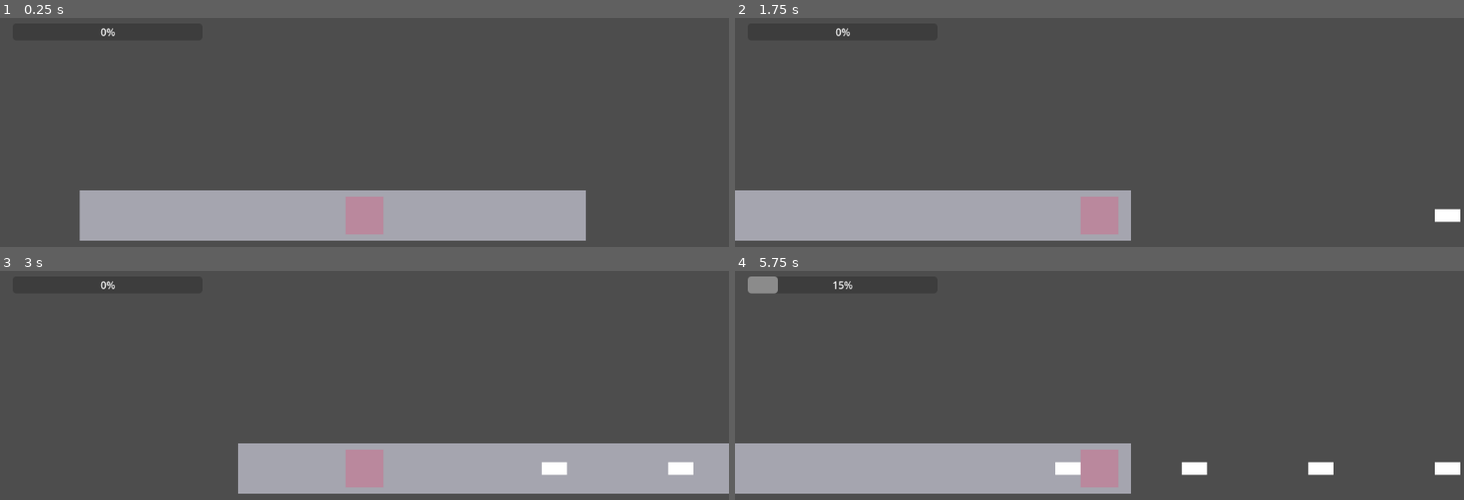
Above: before the commit, frames 1-4 (two rows, left to right).
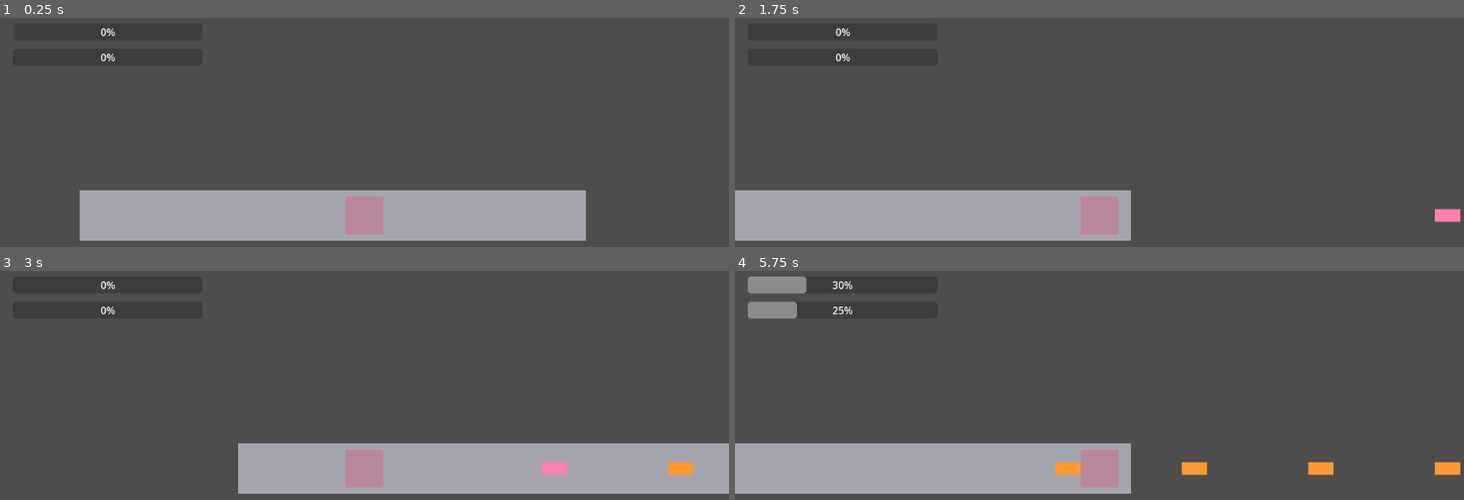
Above: after the commit, the same moments.

Repository: jasonjiang200/sushi
Game: Godot game, scene res://game.tscn
Same seed, same stepped clock (60 frames per second), same inputs: the game is played once before the commit and once after it.
Inputs (mouse positions are in pixels of both pictures, inside the frame that each line leads up to):
- Up to frame 1 (0.25 s): no input
- Up to frame 2 (1.75 s): move the mouse to (1259, 194) at 0.52 s; click (1259, 194) at 0.6 s; tap S (s) at 0.8, 1.35 s; move the mouse to (953, 235) at 1.27 s; click (953, 235) at 1.55 s
- Up to frame 3 (3 s): move the mouse to (437, 378) at 2.02 s; click (437, 378) at 2.1 s; tap S (s) at 2.3, 2.85 s; move the mouse to (outside the picture) at 2.77 s
- Up to frame 4 (5.75 s): click (outside the picture) at 3.05 s; move the mouse to (outside the picture) at 3.52 s; click (outside the picture) at 3.6 s; tap S (s) at 3.8, 4.35, 5.3 s; move the mouse to (880, 406) at 4.27 s; click (880, 406) at 4.55 s; move the mouse to (1135, 467) at 5.02 s; click (1135, 467) at 5.1 s

The runs differ from the first frame. In frame 1, less than 0.1% of the frame differs, in the area x 13-16%, y 15-20%; in frame 2, 0.3%; in frame 3, 0.5%; in frame 4, 1.7%, in the area x 1-100%, y 2-90%.

Commit message:
Add tuna

Diff:
--- a/sushigame/game.tscn
+++ b/sushigame/game.tscn
@@ -6,6 +6,7 @@
 [ext_resource type="Script" uid="uid://doe280mm127u6" path="res://grab_zone.gd" id="4_fc0e3"]
 [ext_resource type="Script" uid="uid://cy3o0yli7ie30" path="res://player.gd" id="5_7jktm"]
 [ext_resource type="Script" uid="uid://33vjy0doulao" path="res://stomach_bar.gd" id="6_ryrav"]
+[ext_resource type="Script" uid="uid://dapoabpwae7oj" path="res://value_bar.gd" id="7_eow3j"]
 
 [node name="Game" type="Node2D"]
 
@@ -48,3 +49,11 @@
 step = 0.1
 script = ExtResource("6_ryrav")
 player_path = NodePath("../../Player")
+
+[node name="ValueBar" type="ProgressBar" parent="UI"]
+offset_left = 20.0
+offset_top = 60.0
+offset_right = 320.0
+offset_bottom = 87.0
+script = ExtResource("7_eow3j")
+player_path = NodePath("../../Player")
--- a/sushigame/plate_spawner.gd
+++ b/sushigame/plate_spawner.gd
@@ -22,7 +22,9 @@
 func spawn_plate():
 	if plate_scene == null:
 		return
-
 	var plate = plate_scene.instantiate()
+	# Randomly pick sushi type
+	var type = "tuna" if randi() % 5 == 0 else "salmon"
+	plate.sushi_type = type
 	plate.position = Vector2(spawn_x, spawn_y)
 	add_child(plate)
--- a/sushigame/player.gd
+++ b/sushigame/player.gd
@@ -1,6 +1,8 @@
 extends Node2D
 
 signal stomach_changed(current)
+signal money_eaten_changed(current)
+
 
 # Called when the node enters the scene tree for the first time.
 func _ready() -> void:
@@ -14,6 +16,7 @@
 
 # Player stomach
 @export var stomach_max := 100
+var money_eaten := 0
 var stomach := 0
 
 # Modes (like Eat / Scan)
@@ -23,9 +26,11 @@
 # S Power (ultimate)
 var s_power_ready := true
 
-func eat(amount):
+func eat(amount, value=0):
+	money_eaten = clamp(money_eaten + value, 0, 100)
 	stomach = clamp(stomach + amount, 0, stomach_max)
 	emit_signal("stomach_changed", stomach)
+	emit_signal("money_eaten_changed", money_eaten)
 	print("Stomach:", stomach)
 
 func activate_s_power():
--- a/sushigame/sushi_plate.gd
+++ b/sushigame/sushi_plate.gd
@@ -1,12 +1,23 @@
 extends Node2D
 
+@export var sushi_type := "salmon"  # "tuna"
+@export var value := 10
+@export var fill := 15
 
 # Called when the node enters the scene tree for the first time.
-func _ready() -> void:
-	pass # Replace with function body.
+func _ready():
+	match sushi_type:
+		"tuna":
+			value = 25
+			fill = 30
+			$ColorRect.color = Color(1, 0.5, 0.7)  # pink
+		"salmon":
+			value = 10
+			fill = 15
+			$ColorRect.color = Color(1, 0.6, 0.2)  # orange
 
 
-@export var fill := 15
+
 
 @export var speed := 200.0
 
@@ -18,6 +29,6 @@
 
 func eat(player):
 	# Increase the player’s stomach
-	player.eat(fill)
+	player.eat(fill, value)
 	# Remove the plate from the game
 	queue_free()
--- /dev/null
+++ b/sushigame/value_bar.gd
@@ -0,0 +1,16 @@
+extends ProgressBar
+
+
+@export var player_path: NodePath
+var player
+
+func _ready():
+	player = get_node(player_path)
+	min_value = 0
+	max_value = 100 # score needed
+	value = player.money_eaten
+
+	player.money_eaten_changed.connect(_on_money_eaten_changed)
+
+func _on_money_eaten_changed(current):
+	value = current
Not shown: 1 places in sushigame/game.tscn that only renumber resources
Not shown, added: sushigame/value_bar.gd.uid
